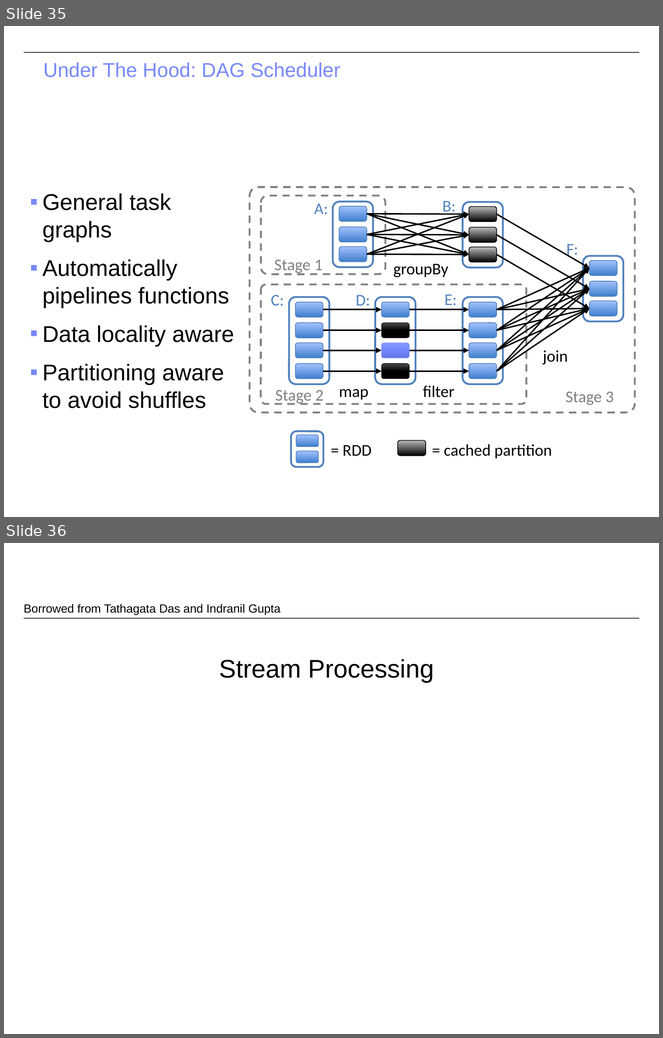
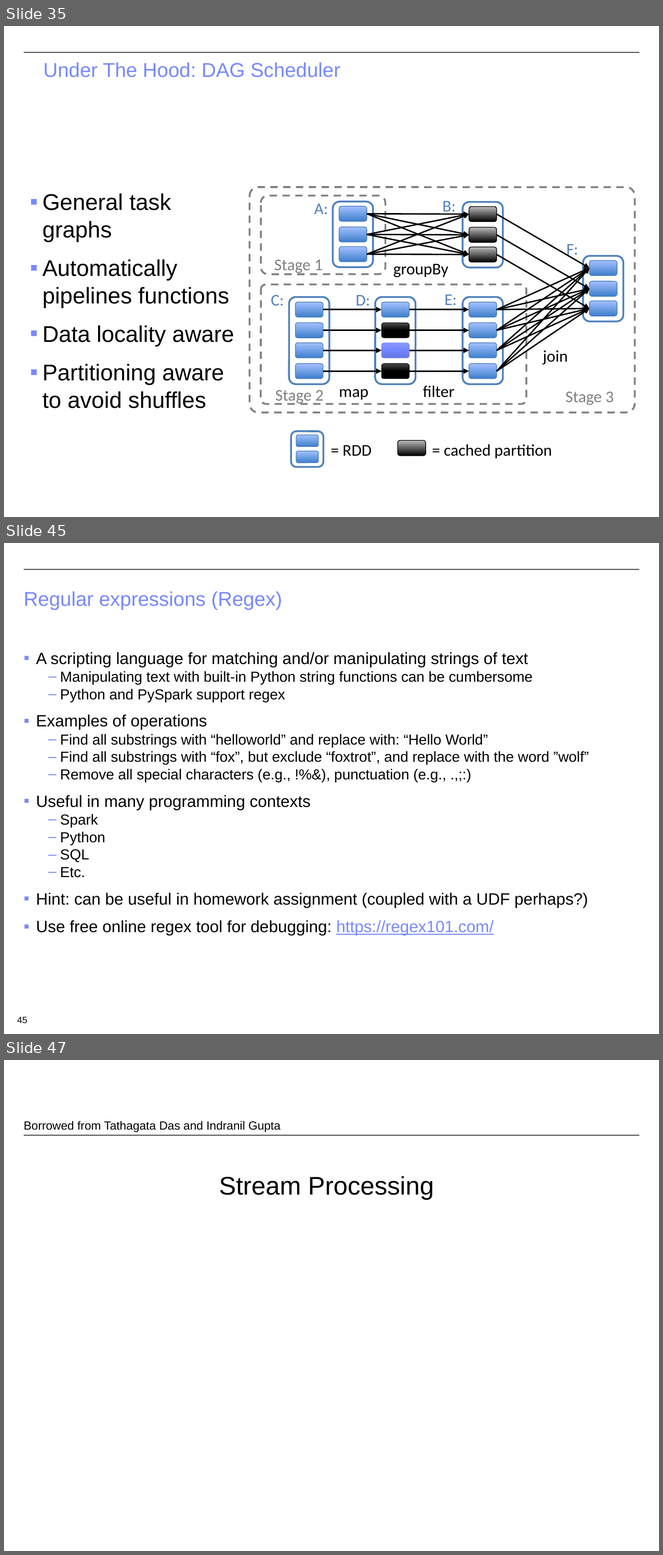
Before and after one commit to CS-W4121/cs-w4121.github.io, a slide deck: slides/Topic 6 - MapReduce and Spark.pptx. Shown one above the other, each under a label of ours: slides 35 and 36 before the commit, slides 35, 45 and 47 after it; the slides between them are not shown. The pictures are 663x1038 and 663x1555 pixels, drawn with LibreOffice and Linux fonts; fonts in the diff are those of the drawing; background and template pictures are left out. Boxes give left, top, right and bottom in pixels: in the first picture for what was removed or moved away, otherwise in the second. Text is boxed around its words. In the diff, an @@ line names an element or a change of style, - is before the commit and + after.

```diff
--- a/slides/Topic 6 - MapReduce and Spark.pptx
+++ b/slides/Topic 6 - MapReduce and Spark.pptx
@@ slide 45 added at [4,543,659,1034], background #FFFFFF; not listed: 1 template element that a slide beside it also shows @@
@@ title added at [24,591,283,610], 22 pt, text #7889FB @@
+Regular expressions (Regex)
@@ text added at [36,652,589,936], 16 pt, text #000000 @@
+▪ A scripting language for matching and/or manipulating strings of text
+  – Manipulating text with built-in Python string functions can be cumbersome
+  – Python and PySpark support regex
+▪ Examples of operations
+  – Find all substrings with “helloworld” and replace with: “Hello World”
+  – Find all substrings with “fox”, but exclude “foxtrot”, and replace with the word ”wolf”
+  – Remove all special characters (e.g., !%&), punctuation (e.g., .,;:)
+▪ Useful in many programming contexts
+  – Spark
+  – Python
+  – SQL
+  – Etc.
+▪ Hint: can be useful in homework assignment (coupled with a UDF perhaps?)
+▪ Use free online regex tool for debugging: https://regex101.com/
@@ page number added at [17,1017,27,1023], 10 pt, text #000000 @@
+45
@@ what was slide 36 is now slide 47 @@
```
Also in this commit, not shown: 4 slides changed, 10 other slides added, 3 other files.
